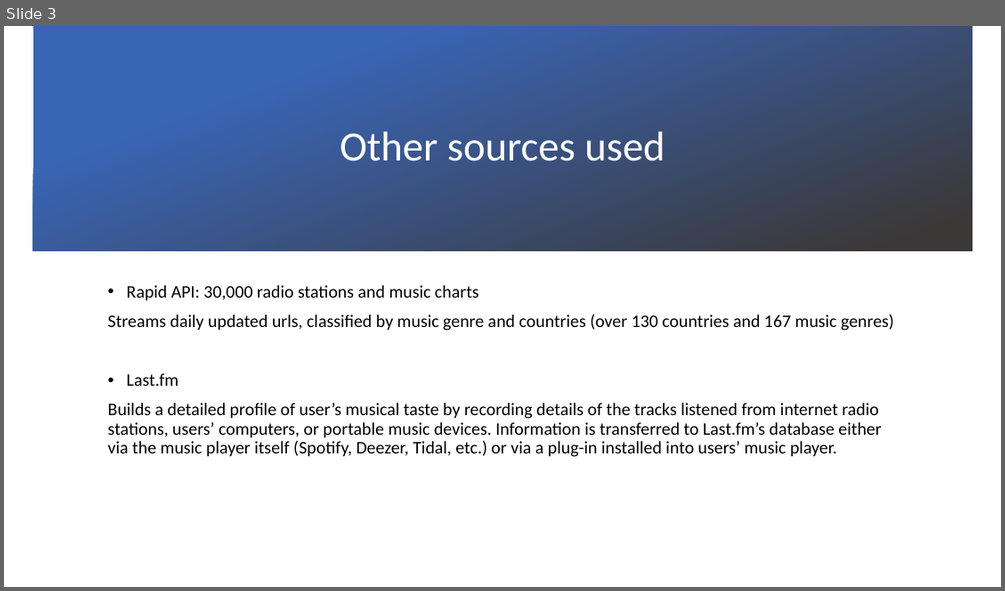
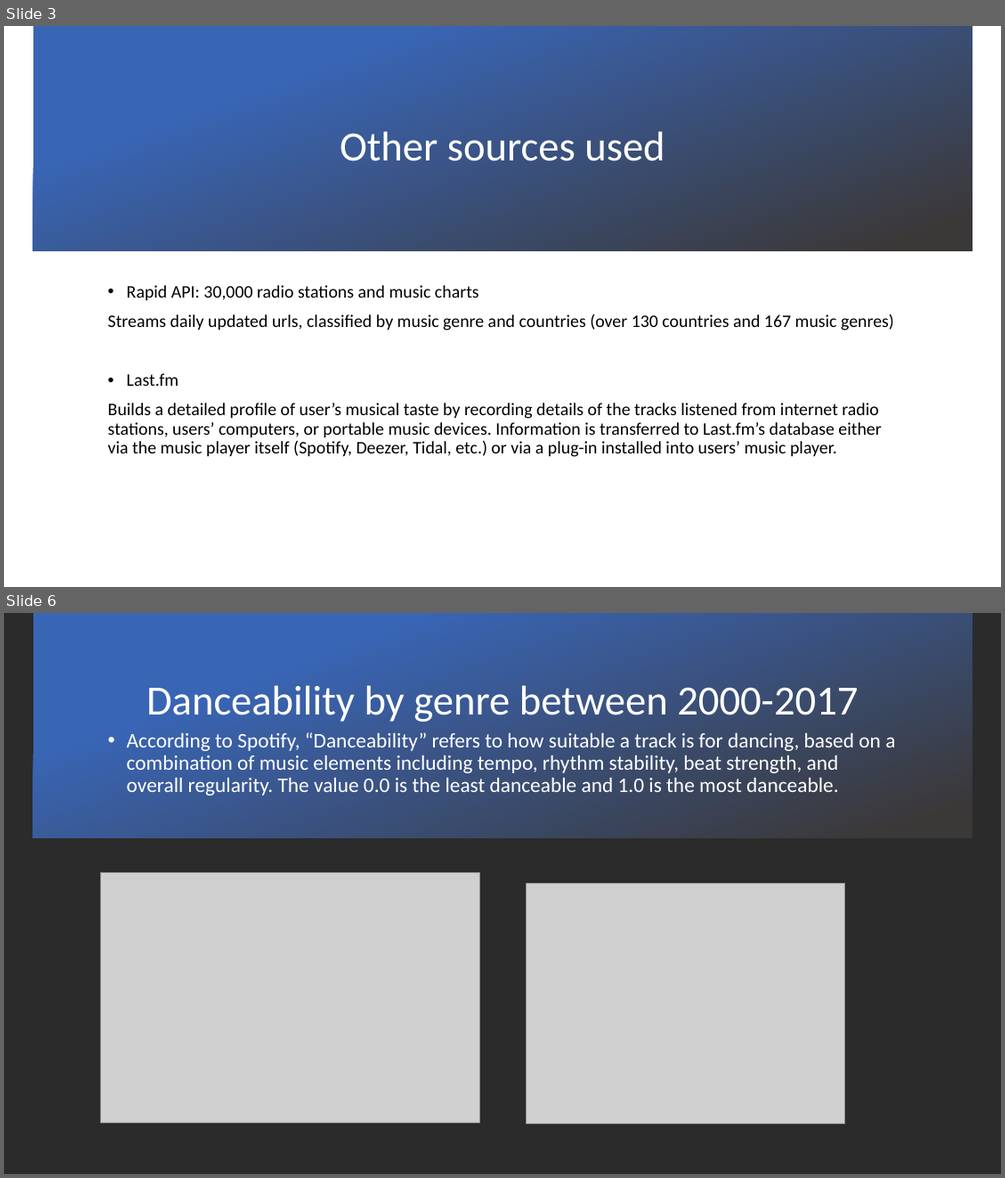
Before and after one commit to c-l-nguyen/hayleys-cosmic-songs, a slide deck: Presentation draft.pptx. Shown one above the other, each under a label of ours: slide 3 before the commit, slides 3 and 6 after it; the slides between them are not shown. The pictures are 1005x591 and 1005x1178 pixels, drawn with LibreOffice and Linux fonts; fonts in the diff are those of the drawing; grey boxes stand for pictures; background and template pictures are left out; a plain dark background stands for a picture behind light text. Boxes give left, top, right and bottom in pixels: in the first picture for what was removed or moved away, otherwise in the second. Text is boxed around its words. In the diff, an @@ line names an element or a change of style, - is before the commit and + after.

```diff
--- a/Presentation draft.pptx
+++ b/Presentation draft.pptx
@@ slide 6 added at box(4, 613, 1001, 1174), background picture (left out) @@
@@ rectangle added at box(33, 613, 972, 838), fill gradient #3965B5 to #3B3838 @@
@@ title added at box(146, 685, 858, 722), 40 pt, text #FFFFFF @@
+Danceability by genre between 2000-2017
@@ text added at box(127, 732, 895, 795), 20 pt, text #FFFFFF @@
+• According to Spotify, “Danceability” refers to how suitable a track is for dancing, based on a combination of music elements including tempo, rhythm stability, beat strength, and overall regularity. The value 0.0 is the least danceable and 1.0 is the most danceable.
@@ picture added at box(100, 873, 479, 1123) @@
@@ picture added at box(526, 883, 845, 1123) @@
```
Also in this commit, not shown: 2 slides changed, 2 other slides added, 3 slides removed.
